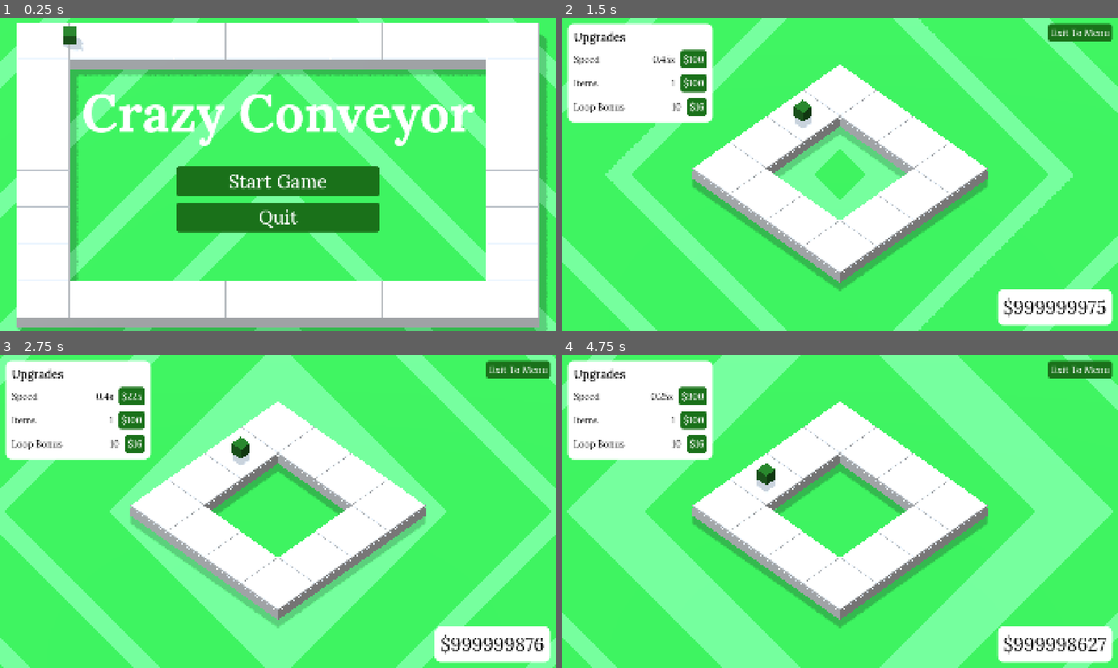
Above: before the commit, frames 1-4 (two rows, left to right).
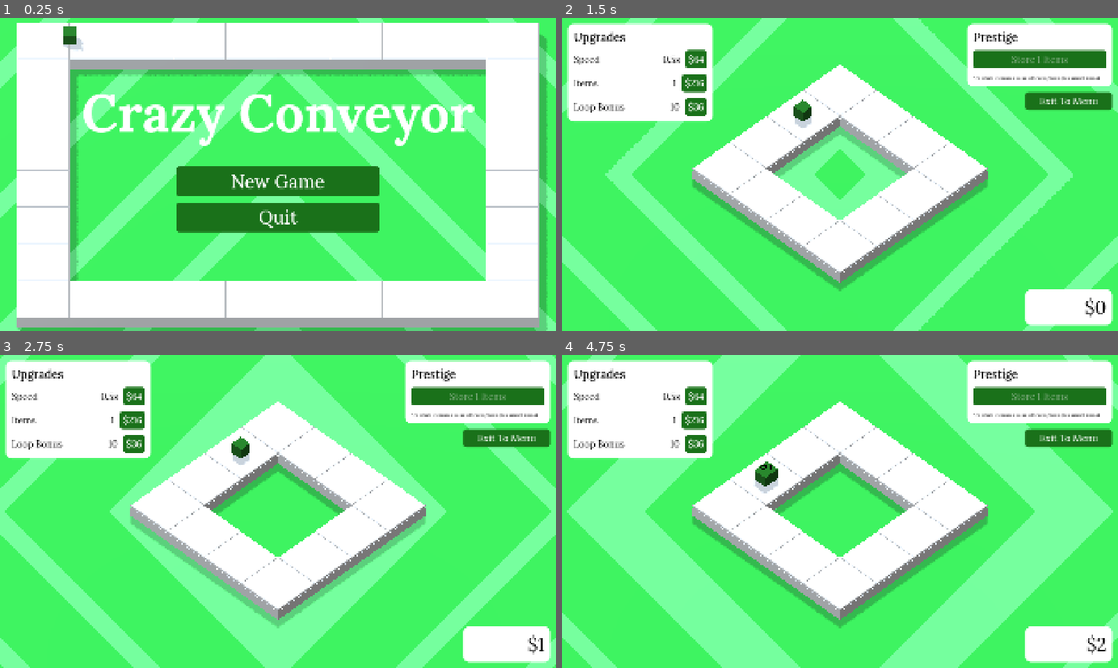
Above: after the commit, the same moments.

Repository: billyhawkes/crazy-conveyer
Game: Godot game, scene res://scenes/main_menu.tscn
Two runs of this game, one before a commit and one after it. Both use one fixed random seed, a clock stepped at 60 frames per second and the inputs below.
Inputs (mouse positions are in pixels of both pictures, inside the frame that each line leads up to):
- Up to frame 1 (0.25 s): no input
- Up to frame 2 (1.5 s): click (840, 180) at 0.5 s, where only the run before the commit has a clickable "Start Game"; click "$25" (after the commit: "$64") at 1.25 s
- Up to frame 3 (2.75 s): click "$100" (after the commit: "$64") at 2 s
- Up to frame 4 (4.75 s): click "$225" (after the commit: "$64") at 2.75 s; click "$400" (after the commit: "$64") at 3.5 s; click "$625" (after the commit: "$64") at 4.25 s

The runs differ from the first frame. In frame 1, 0.5% of the frame differs, in the area x 41-59%, y 50-55%; in frame 2, 7.8%; in frame 3, 7.8%; in frame 4, 8.0%, in the area x 1-100%, y 1-99%.

Commit message:
feat: prestige

Diff:
--- a/globals/globals.gd
+++ b/globals/globals.gd
@@ -14,11 +14,13 @@
 	"loop": 100
 }
 
+var prestige_items = 0
+
 func get_upgrade_cost():
 	return {
-		"speed": (levels.speed * 5) ** 2,
-		"items": (levels.items * 10) ** 2,
-		"loop": (levels.loop * 4) ** 2,
+		"speed": ((levels.speed + 1) * 2) ** 3,
+		"items": ((levels.items + 1) * 3) ** 3,
+		"loop": ((levels.loop + 2) * 2) ** 2,
 	}
 
 func get_value():
@@ -36,18 +38,23 @@
 		saved_data = data
 		levels = data.levels
 		money = data.money
+		prestige_items = data.prestige_items
 	Events.game.money_changed.connect(save_game)
 
 const PATH = "user://"
 
-func clear_save() -> void:
-	saved_data = null
-	money = 1000000000
+func reset() -> void:
+	money = 0
 	levels = {
 		"speed": 1,
 		"items": 1,
 		"loop": 1
 	}
+
+func clear_save() -> void:
+	saved_data = null
+	prestige_items = 0
+	reset()
 	DirAccess.remove_absolute(PATH)
 
 func save_game() -> void:
@@ -57,6 +64,7 @@
 	for track in tracks:
 		track_values.append(track.levels)
 	file.store_string(JSON.stringify({
+		"prestige_items": prestige_items,
 		"money": money,
 		"levels": levels,
 		"tracks": track_values
--- a/scenes/game.tscn
+++ b/scenes/game.tscn
@@ -71,20 +71,18 @@
 vertical_alignment = 1
 
 [node name="UpgradeMenu" type="Control" parent="HUD"]
-custom_minimum_size = Vector2(500, 340)
-layout_mode = 1
+layout_mode = 1
+offset_right = 500.0
+offset_bottom = 340.0
+
+[node name="PanelContainer" type="PanelContainer" parent="HUD/UpgradeMenu"]
+custom_minimum_size = Vector2(500, 0)
+layout_mode = 1
+anchors_preset = -1
 offset_left = 20.0
 offset_top = 20.0
 offset_right = 520.0
-offset_bottom = 338.0
-
-[node name="PanelContainer" type="PanelContainer" parent="HUD/UpgradeMenu"]
-layout_mode = 1
-anchors_preset = 15
-anchor_right = 1.0
-anchor_bottom = 1.0
-grow_horizontal = 2
-grow_vertical = 2
+offset_bottom = 358.0
 
 [node name="VBoxContainer" type="VBoxContainer" parent="HUD/UpgradeMenu/PanelContainer"]
 layout_mode = 2
@@ -150,16 +148,53 @@
 layout_mode = 2
 text = "$10"
 
-[node name="ExitButton" type="Button" parent="HUD"]
+[node name="VBoxContainer" type="VBoxContainer" parent="HUD"]
 layout_mode = 1
 anchors_preset = -1
 anchor_left = 1.0
 anchor_right = 1.0
-offset_left = -240.0
+offset_left = -465.0
 offset_top = 20.0
 offset_right = -20.0
-offset_bottom = 72.0
+offset_bottom = 204.0
 grow_horizontal = 0
+
+[node name="PanelContainer" type="PanelContainer" parent="HUD/VBoxContainer"]
+custom_minimum_size = Vector2(500, 0)
+layout_mode = 2
+
+[node name="VBoxContainer" type="VBoxContainer" parent="HUD/VBoxContainer/PanelContainer"]
+layout_mode = 2
+
+[node name="HBoxContainer" type="HBoxContainer" parent="HUD/VBoxContainer/PanelContainer/VBoxContainer"]
+layout_mode = 2
+
+[node name="Title" type="Label" parent="HUD/VBoxContainer/PanelContainer/VBoxContainer/HBoxContainer"]
+layout_mode = 2
+size_flags_horizontal = 3
+theme_override_fonts/font = SubResource("FontVariation_p57ef")
+theme_override_font_sizes/font_size = 40
+text = "Prestige"
+
+[node name="PrestigeLabel" type="Label" parent="HUD/VBoxContainer/PanelContainer/VBoxContainer/HBoxContainer"]
+unique_name_in_owner = true
+layout_mode = 2
+text = "6 Items"
+
+[node name="PrestigeButton" type="Button" parent="HUD/VBoxContainer/PanelContainer/VBoxContainer"]
+unique_name_in_owner = true
+layout_mode = 2
+text = "Store 6 items"
+
+[node name="PrestigeInfo" type="Label" parent="HUD/VBoxContainer/PanelContainer/VBoxContainer"]
+layout_mode = 2
+theme_override_font_sizes/font_size = 16
+text = "*Prestige increases value of tracks/loop (Requires 6 items)"
+
+[node name="ExitButton" type="Button" parent="HUD/VBoxContainer"]
+custom_minimum_size = Vector2(300, 0)
+layout_mode = 2
+size_flags_horizontal = 8
 text = "Exit To Menu"
 
 [node name="ItemContainer" type="Node3D" parent="."]
@@ -189,4 +224,5 @@
 [connection signal="pressed" from="HUD/UpgradeMenu/PanelContainer/VBoxContainer/SpeedUpgrade/SpeedButton" to="HUD" method="_on_speed_button_pressed"]
 [connection signal="pressed" from="HUD/UpgradeMenu/PanelContainer/VBoxContainer/ItemsUpgrade/ItemsButton" to="HUD" method="_on_items_button_pressed"]
 [connection signal="pressed" from="HUD/UpgradeMenu/PanelContainer/VBoxContainer/LoopUpgrade/LoopButton" to="HUD" method="_on_loop_button_pressed"]
-[connection signal="pressed" from="HUD/ExitButton" to="HUD" method="_on_exit_button_pressed"]
+[connection signal="pressed" from="HUD/VBoxContainer/PanelContainer/VBoxContainer/PrestigeButton" to="HUD" method="_on_prestige_button_pressed"]
+[connection signal="pressed" from="HUD/VBoxContainer/ExitButton" to="HUD" method="_on_exit_button_pressed"]
--- a/scenes/hud.gd
+++ b/scenes/hud.gd
@@ -8,6 +8,8 @@
 @onready var items_button: Button = %ItemsButton
 @onready var loop_label: Label = %LoopLabel
 @onready var loop_button: Button = %LoopButton
+@onready var prestige_label: Label = %PrestigeLabel
+@onready var prestige_button: Button = %PrestigeButton
 
 func _ready() -> void:
 	Events.game.money_changed.connect(_on_money_changed)
@@ -23,6 +25,14 @@
 	speed_button.text = str("$", int(upgrade_cost.speed))
 	items_button.text = str("$", int(upgrade_cost.items))
 	loop_button.text = str("$", int(upgrade_cost.loop))
+	prestige_label.text = str(int(Globals.prestige_items), " Items")
+	prestige_button.text = str("Store ", int(Globals.levels.items), " Items")
+	if Globals.levels.items >= 6:
+		prestige_button.disabled = false
+	else:
+		prestige_button.disabled = true
+	if Globals.prestige_items == 0:
+		prestige_label.visible = false
 	if Globals.max_levels.speed == Globals.levels.speed:
 		speed_button.visible = false
 	if Globals.max_levels.items == Globals.levels.items:
@@ -62,3 +72,11 @@
 
 func _on_exit_button_pressed() -> void:
 	get_tree().change_scene_to_file("res://scenes/main_menu.tscn")
+
+func _on_prestige_button_pressed() -> void:
+	if Globals.levels.items >= 6:
+		Globals.prestige_items += Globals.levels.items
+		Globals.reset()
+		for track in get_tree().get_nodes_in_group("Track"):
+			track.reset()
+		get_tree().change_scene_to_file("res://scenes/game.tscn")
--- a/scenes/item.gd
+++ b/scenes/item.gd
@@ -44,8 +44,9 @@
 func process_item() -> void:
 	var processing = current_track.get_value()
 	if game_enabled:
-		Globals.money += processing.value
-		Events.items.processed.emit(processing.value)
+		var processing_value = processing.value + Globals.prestige_items
+		Globals.money += processing_value
+		Events.items.processed.emit(processing_value)
 		Events.game.money_changed.emit()
 
 		# Random expand
@@ -55,15 +56,21 @@
 
 		# Indicator of value
 		var indicator_text: String = ""
-		indicator_text = str("$", processing.value)
+		indicator_text = str("$", processing_value)
 		var indicator = Indicator.create(indicator_text)
 		add_child(indicator)
 
+		# Loop
 		if current_track.get_index() == 0:
-			Globals.money += Globals.get_value().loop
+			var loop_value = Globals.get_value().loop + (Globals.prestige_items * 5)
+			Globals.money += loop_value
+			Events.game.money_changed.emit()
+
+			# Wait and show indicator
 			await get_tree().create_timer(0.2).timeout
-			var loop_indicator = Indicator.create(str("$", Globals.get_value().loop))
+			var loop_indicator = Indicator.create(str("$", loop_value))
 			add_child(loop_indicator)
+
 		await get_tree().create_timer(processing.speed).timeout
 	else:
 		await get_tree().create_timer(0.2).timeout
--- a/scenes/main_menu.gd
+++ b/scenes/main_menu.gd
@@ -12,10 +12,10 @@
 	get_tree().quit()
 
 
-func _on_start_button_pressed() -> void:
-	Globals.clear_save()
+func _on_continue_button_pressed() -> void:
 	get_tree().change_scene_to_file("res://scenes/game.tscn")
 
 
-func _on_continue_button_pressed() -> void:
+func _on_new_button_pressed() -> void:
+	Globals.clear_save()
 	get_tree().change_scene_to_file("res://scenes/game.tscn")
--- a/scenes/main_menu.tscn
+++ b/scenes/main_menu.tscn
@@ -237,12 +237,12 @@
 theme_override_font_sizes/font_size = 64
 text = "Continue"
 
-[node name="StartButton" type="Button" parent="HUD/VBoxContainer"]
+[node name="NewButton" type="Button" parent="HUD/VBoxContainer"]
 custom_minimum_size = Vector2(700, 0)
 layout_mode = 2
 size_flags_horizontal = 4
 theme_override_font_sizes/font_size = 64
-text = "Start Game"
+text = "New Game"
 
 [node name="QuitButton" type="Button" parent="HUD/VBoxContainer"]
 custom_minimum_size = Vector2(700, 0)
@@ -252,5 +252,5 @@
 text = "Quit"
 
 [connection signal="pressed" from="HUD/VBoxContainer/ContinueButton" to="." method="_on_continue_button_pressed"]
-[connection signal="pressed" from="HUD/VBoxContainer/StartButton" to="." method="_on_start_button_pressed"]
+[connection signal="pressed" from="HUD/VBoxContainer/NewButton" to="." method="_on_new_button_pressed"]
 [connection signal="pressed" from="HUD/VBoxContainer/QuitButton" to="." method="_on_quit_button_pressed"]
--- a/scenes/track.gd
+++ b/scenes/track.gd
@@ -29,16 +29,33 @@
 
 @export var game_enabled = true
 
-var levels = {
+var levels := {
 	"speed": 1,
 	"value": 1
 }
 
 var max_levels := {
-	"speed": 9,
+	"speed": 10,
 	"value": 100
 }
 
+func get_value():
+	return {
+		"speed": 2 - ((levels.speed - 1) * 0.2),
+		"value": levels.value
+	}
+
+func get_upgrade_cost():
+	return {
+		"speed": (levels.speed + 1) ** 3,
+		"value": (levels.value + 1) ** 2
+	}
+
+func reset() -> void:
+	levels = {
+		"speed": 1,
+		"value": 1
+	}
 
 var active := false
 
@@ -63,17 +80,6 @@
 	if max_levels.value == levels.value:
 		value_button.visible = false
 
-func get_value():
-	return {
-		"speed": 2 - ((levels.speed - 1) * 0.2),
-		"value": levels.value
-	}
-
-func get_upgrade_cost():
-	return {
-		"speed": levels.speed ** 2,
-		"value": levels.value ** 2
-	}
 
 func _input_event(camera: Camera3D, event: InputEvent, event_position: Vector3, normal: Vector3, shape_idx: int) -> void:
 	if event.is_action_pressed("press"):
Not shown, changed: README.md
